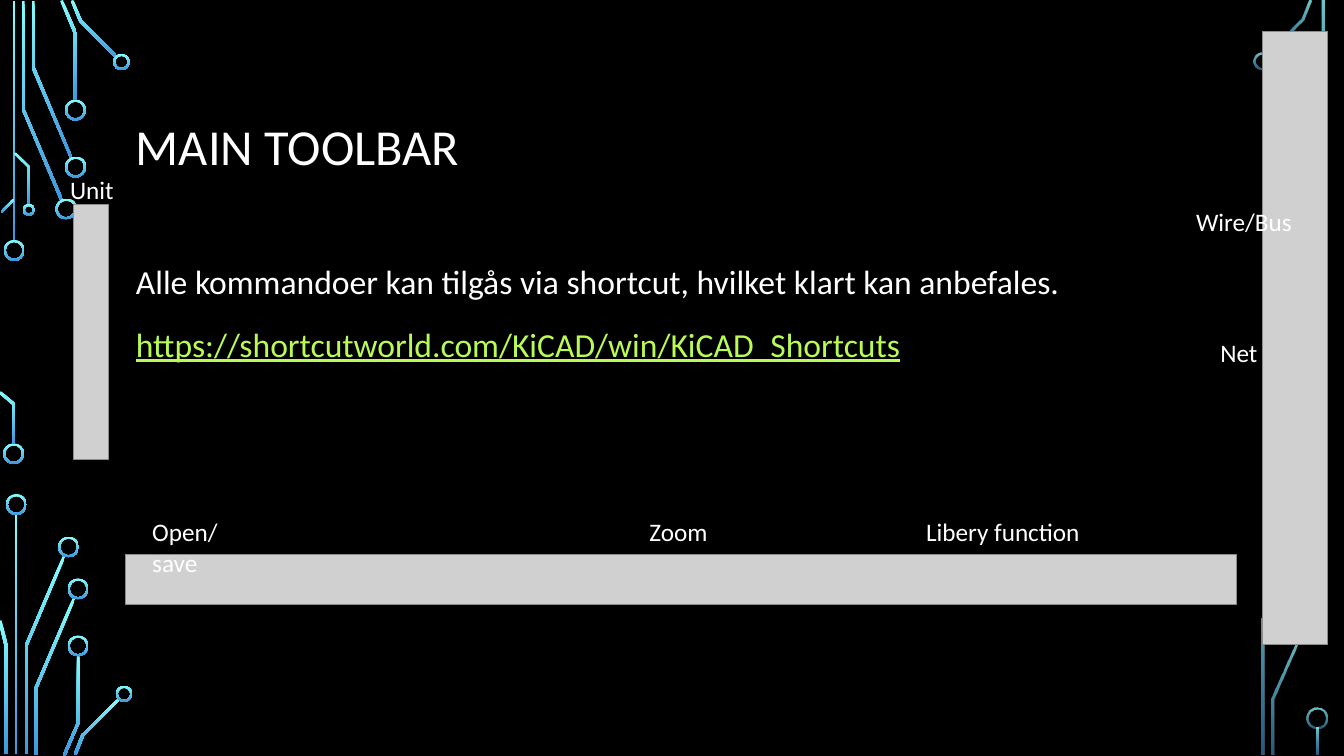
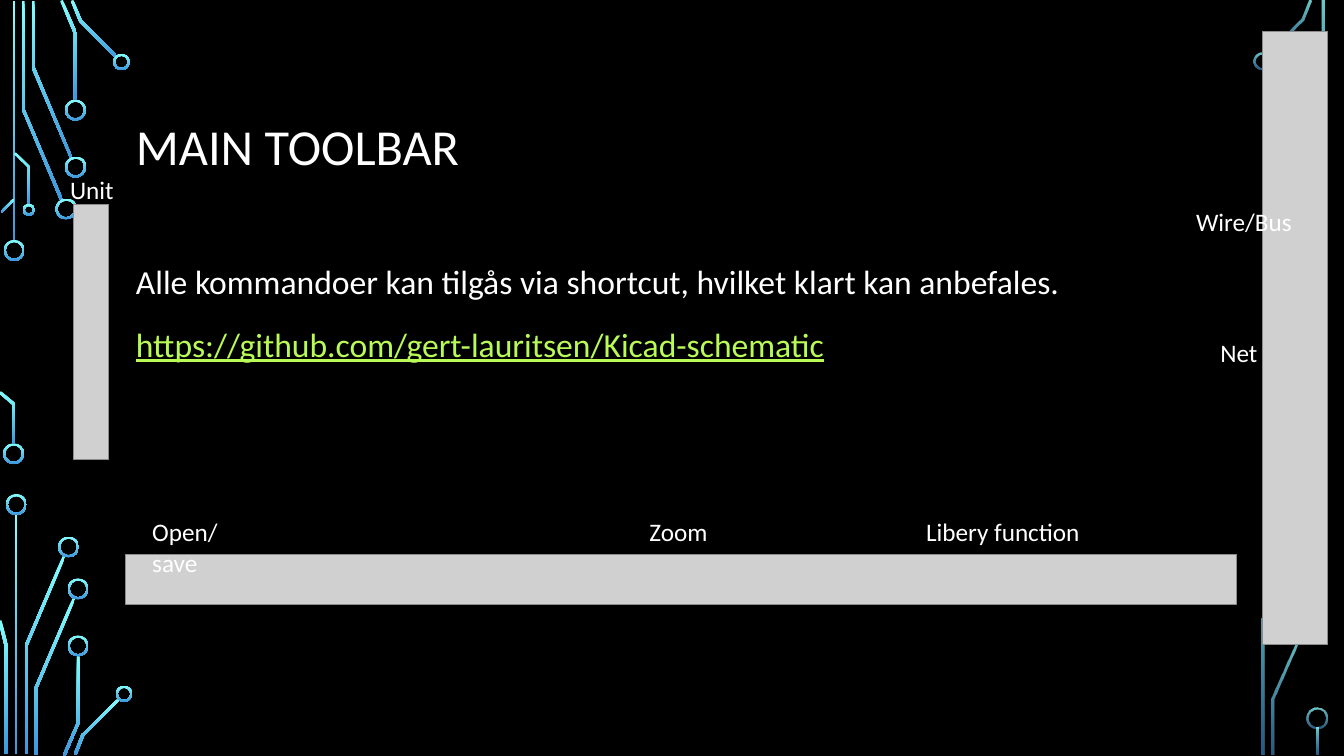
Before and after one commit to gert-lauritsen/Kicad-schematic, a slide deck: slide 5 of Kicad Schematic.pptx. Drawn at 1344x756 pixels with LibreOffice and Linux fonts; fonts in the diff are those of the drawing; grey boxes stand for pictures; background and template pictures are left out. Boxes give left, top, right and bottom in pixels: in the first picture for what was removed or moved away, otherwise in the second. Text is boxed around its words. In the diff, an @@ line names an element or a change of style, - is before the commit and + after.

Commit message:
ændret link

```diff
--- a/Kicad Schematic.pptx
+++ b/Kicad Schematic.pptx
@@ text at <box>136,333,824,363</box>: text changed @@
-https://shortcutworld.com/KiCAD/win/KiCAD_Shortcuts
+https://github.com/gert-lauritsen/Kicad-schematic
```
